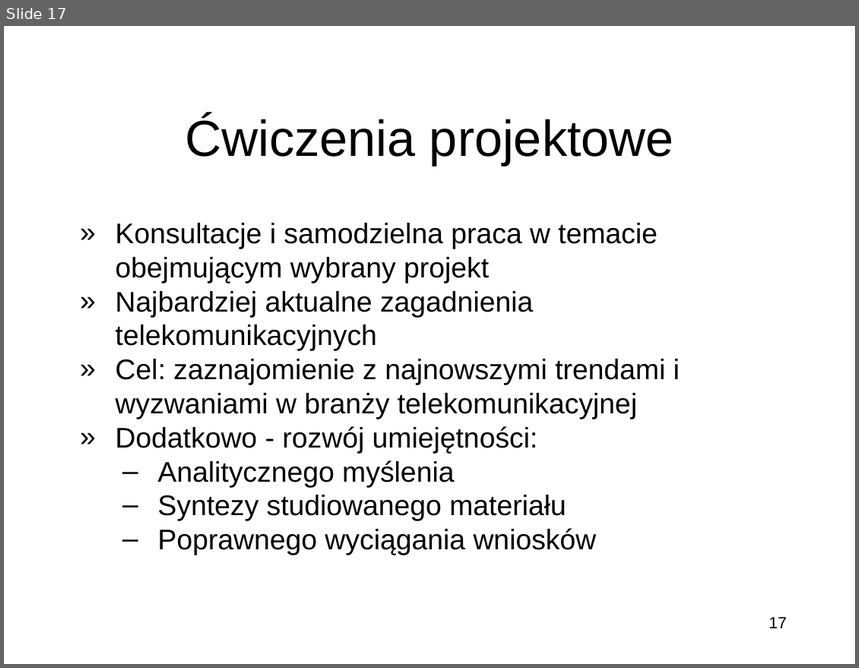
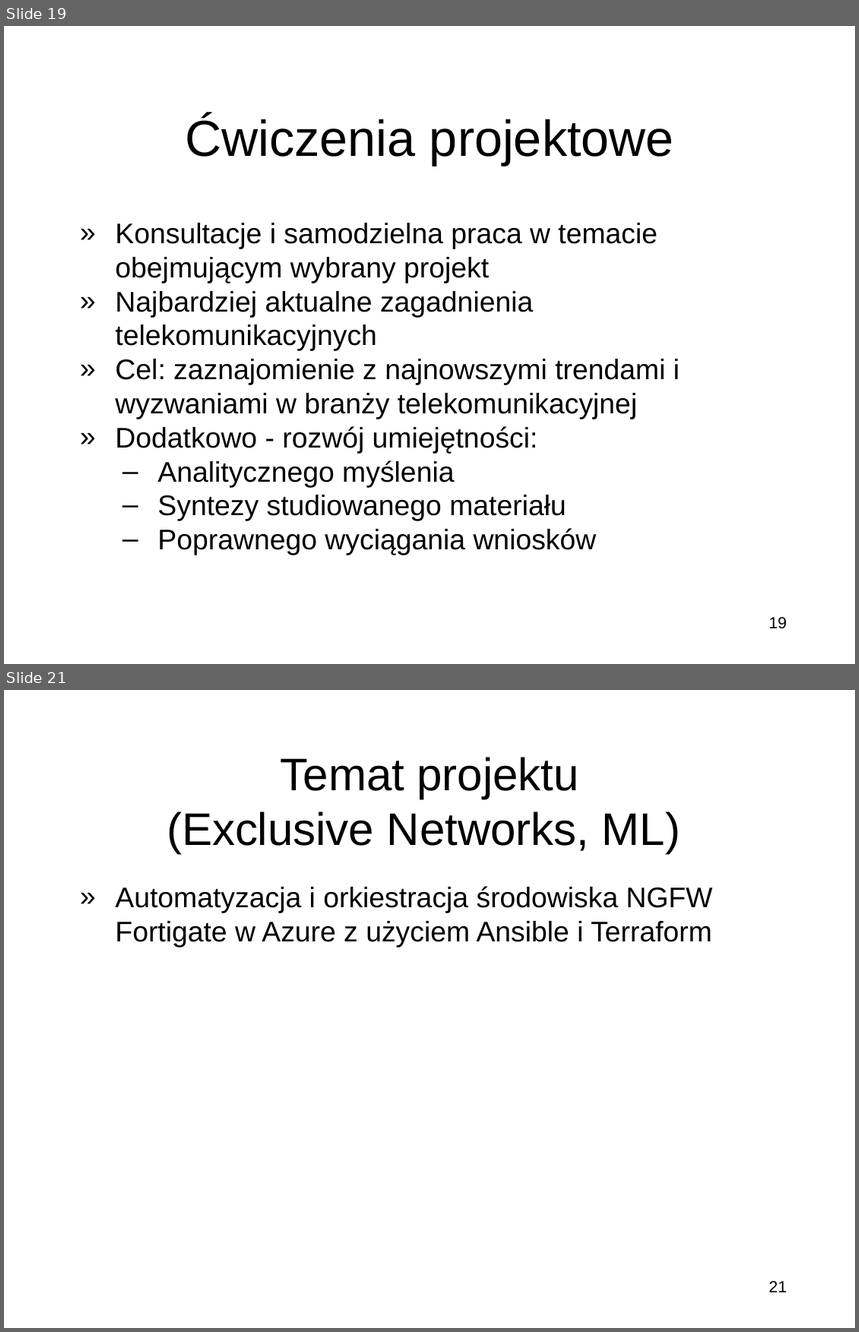
Before and after one commit to miklesz/Courses, a slide deck: Kierunki Rozwoju Telekomunikacji/Wprowadzenie do przedmiotu Kierunki Rozwoju Telekomunikacji.pptx. Shown one above the other, each under a label of ours: slide 17 before the commit, slides 19 and 21 after it; the slides between them are not shown. The pictures are 859x668 and 859x1332 pixels, drawn with LibreOffice and Linux fonts; fonts in the diff are those of the drawing; background and template pictures are left out. Boxes give left, top, right and bottom in pixels: in the first picture for what was removed or moved away, otherwise in the second. Text is boxed around its words. In the diff, an @@ line names an element or a change of style, - is before the commit and + after.

```diff
--- a/Kierunki Rozwoju Telekomunikacji/Wprowadzenie do przedmiotu Kierunki Rozwoju Telekomunikacji.pptx
+++ b/Kierunki Rozwoju Telekomunikacji/Wprowadzenie do przedmiotu Kierunki Rozwoju Telekomunikacji.pptx
@@ slide 21 added at [4,690,855,1328], background picture (left out) @@
@@ title added at [167,757,680,853], 38.5 pt, text #000000 @@
+Temat projektu
+(Exclusive Networks, ML)
@@ text added at [115,886,713,948], 24 pt, text #000000 @@
+» Automatyzacja i orkiestracja środowiska NGFW Fortigate w Azure z użyciem Ansible i Terraform
@@ page number added at [769,1281,788,1293], 13.7 pt, text #000000 @@
+21
@@ what was slide 17 is now slide 19 @@
@@ page number at [769,617,788,629]: text changed @@
-17
+19
```
Also in this commit, not shown: 10 slides changed, 5 other slides added, 3 slides removed, 1 other file.
